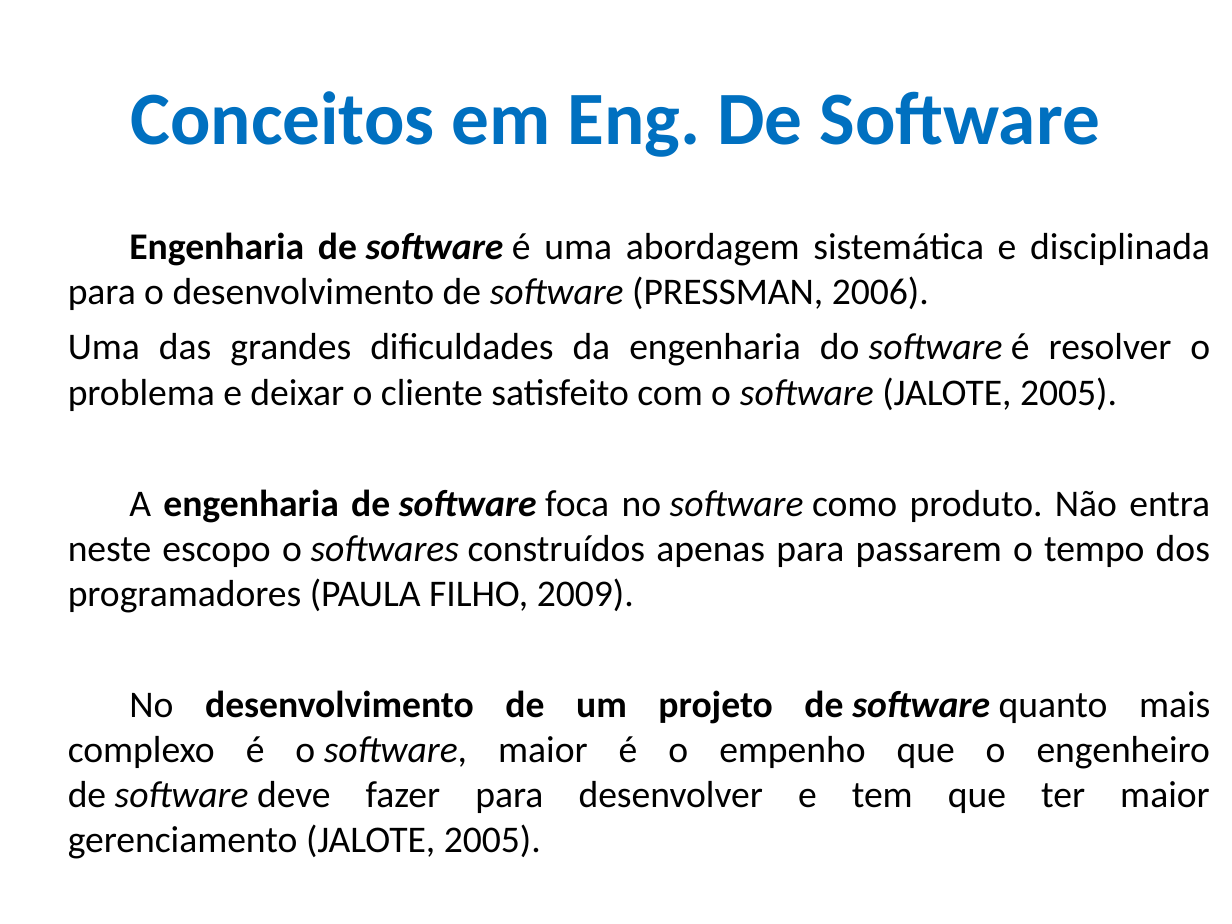
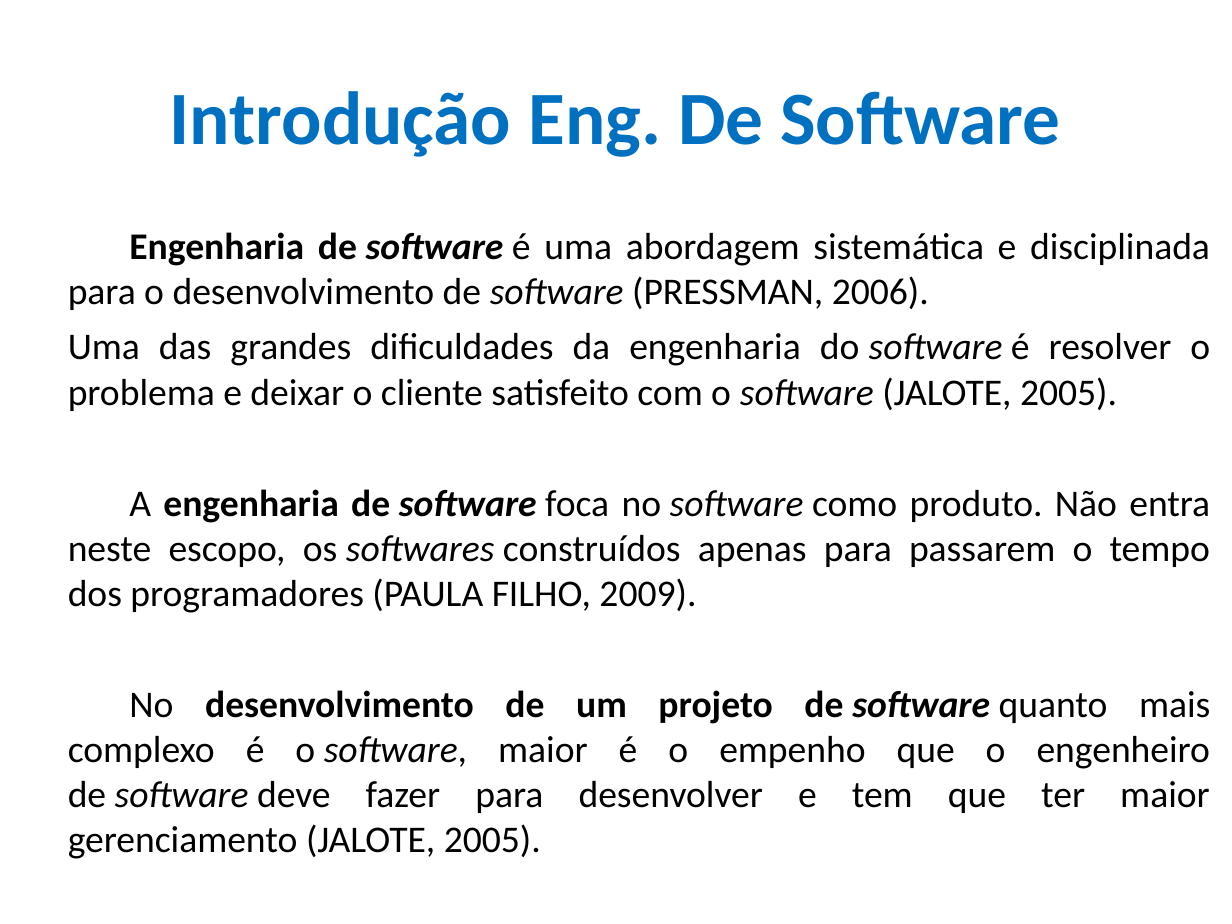
Before and after one commit to CloudEducationBrazil/WydenEngenhariaDeSoftware, a slide deck: slide 5 of 01 Classes/Aulas 01 e 02 Conceitos Eng. Soft e Métodos Ágeis.pptx (slide 11 before the commit). Drawn at 1232x924 pixels with LibreOffice and Linux fonts; fonts in the diff are those of the drawing; background and template pictures are left out. Boxes give left, top, right and bottom in pixels: in the first picture for what was removed or moved away, otherwise in the second. Text is boxed around its words. In the diff, an @@ line names an element or a change of style, - is before the commit and + after.

```diff
--- a/01 Classes/Aulas 01 e 02 Conceitos Eng. Soft e Métodos Ágeis.pptx
+++ b/01 Classes/Aulas 01 e 02 Conceitos Eng. Soft e Métodos Ágeis.pptx
@@ title at (x1=170, y1=91, x2=1060, y2=157): text changed @@
-Conceitos em Eng. De Software
+Introdução Eng. De Software
@@ text at (x1=68, y1=489, x2=1210, y2=613): text changed @@
-A engenharia de software foca no software como produto. Não entra neste escopo o softwares construídos apenas para passarem o tempo dos programadores (PAULA FILHO, 2009).
+A engenharia de software foca no software como produto. Não entra neste escopo, os softwares construídos apenas para passarem o tempo dos programadores (PAULA FILHO, 2009).
```
Also in this commit, not shown: 21 other slides changed.
